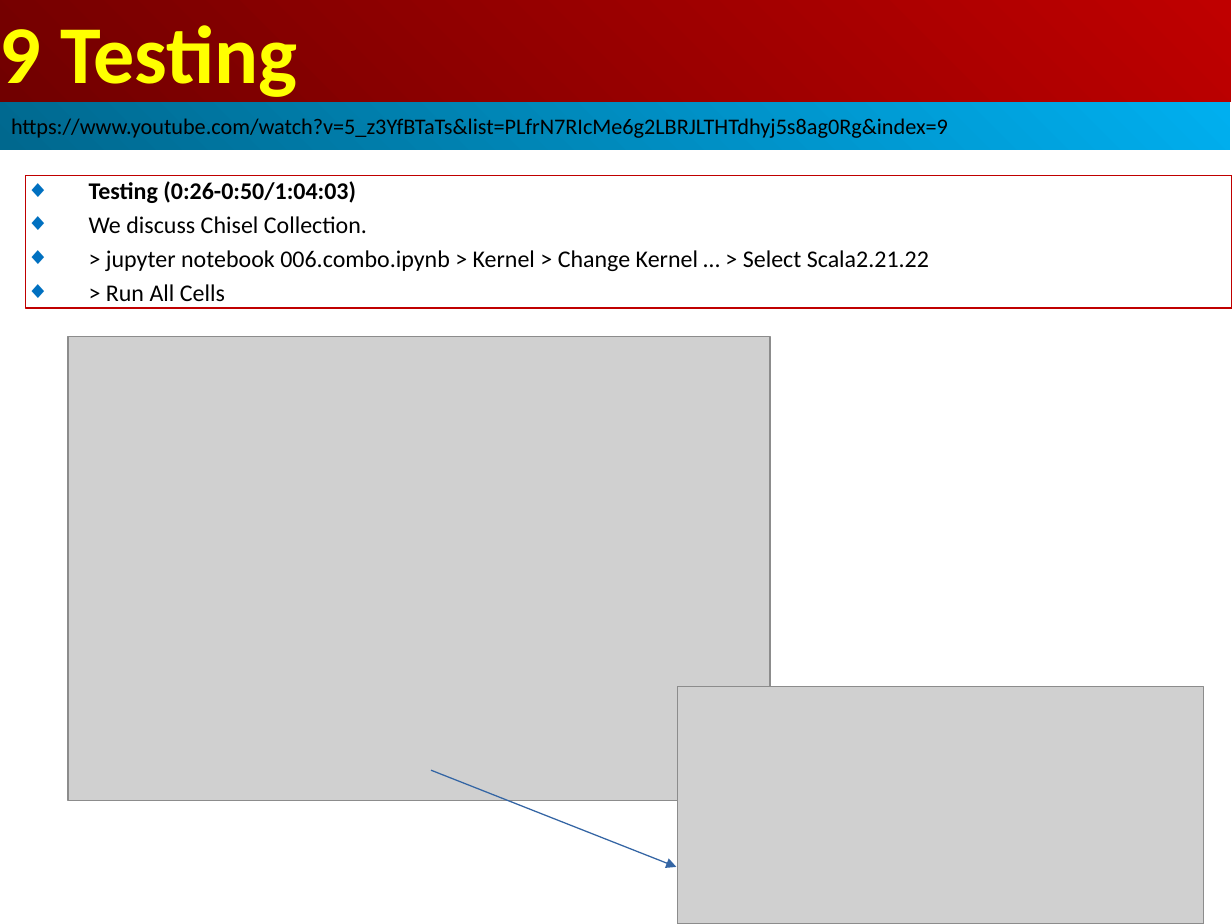
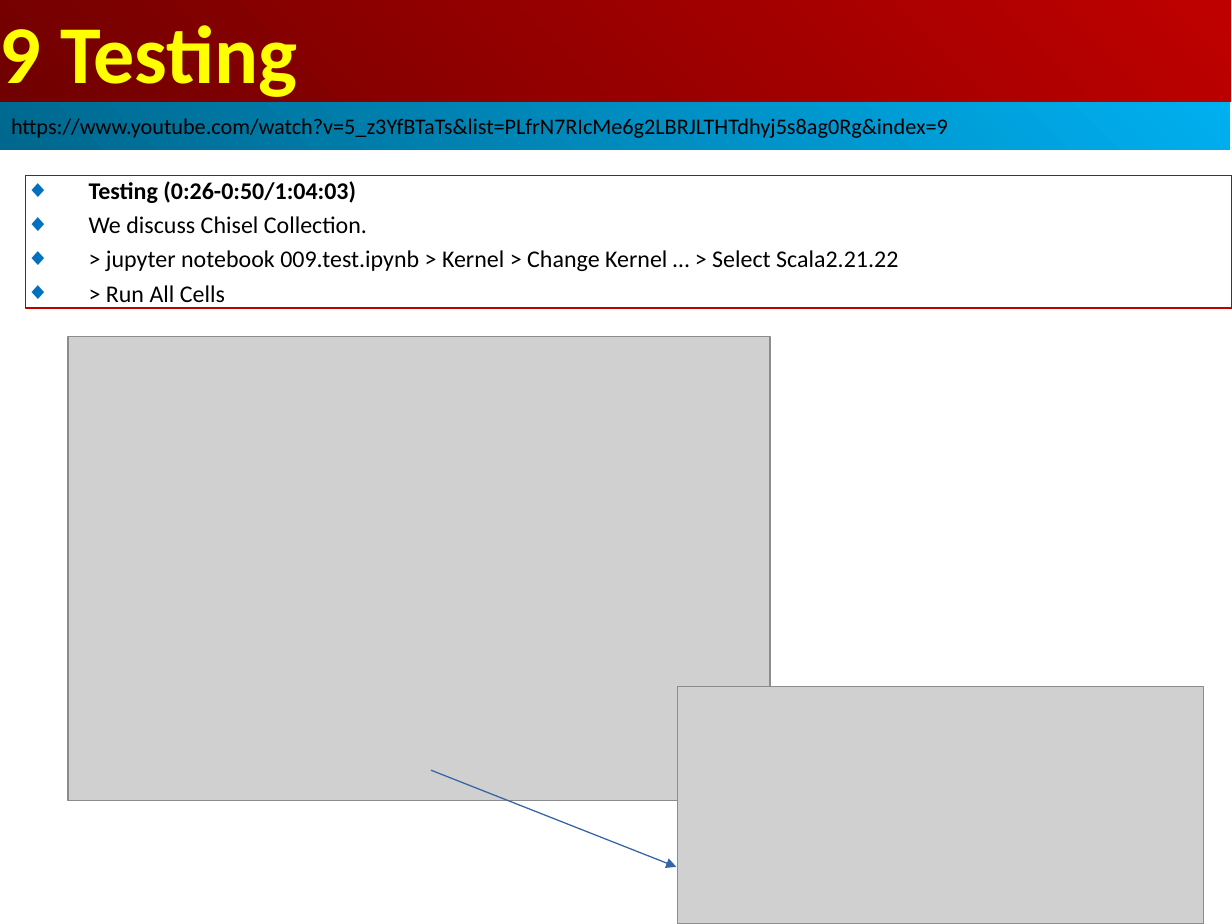
Before and after one commit to peterhchen/AIU_CS800_Chisel, a slide deck: slide 4 of 500_UCSC_HWD/009_Test/000_Video/009.Test.ppt. Drawn at 1232x924 pixels with LibreOffice and Linux fonts; fonts in the diff are those of the drawing; grey boxes stand for pictures. Boxes give left, top, right and bottom in pixels: in the first picture for what was removed or moved away, otherwise in the second. Text is boxed around its words. In the diff, an @@ line names an element or a change of style, - is before the commit and + after.

```diff
--- a/500_UCSC_HWD/009_Test/000_Video/009.Test.ppt
+++ b/500_UCSC_HWD/009_Test/000_Video/009.Test.ppt
@@ text in rectangle at (x1=106, y1=250, x2=898, y2=271): text changed @@
-◆ > jupyter notebook 006.combo.ipynb > Kernel > Change Kernel … > Select Scala2.21.22
+◆ > jupyter notebook 009.test.ipynb > Kernel > Change Kernel … > Select Scala2.21.22
```
